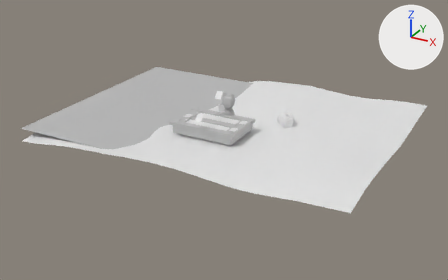
Renders of the Blender file sogliola/datafiles/graphics/scene.blend from each side of a commit.
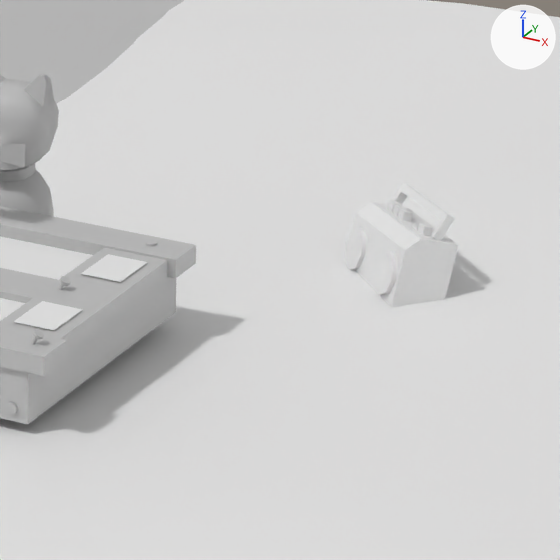
Each version is shown whole from a camera (50 mm lens) standing at (42.2, -73.3, 35.6) and looking at (-0.6, 4.5, -3.3), then close up on the part from 51% to 69% of the width and 30% to 59% of the height. The axes (+X, +Y, +Z) are drawn at upper right. The lights are the same throughout.

In view in the first close-up: 'DckOp', 'DckPl', 'Radio', 'mesh_cat', 'mesh_ocean', 'mesh_sand', 'mesh_table', 'mesh_tablewater'.
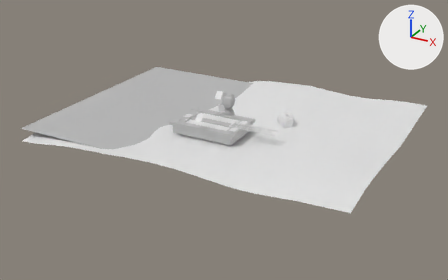
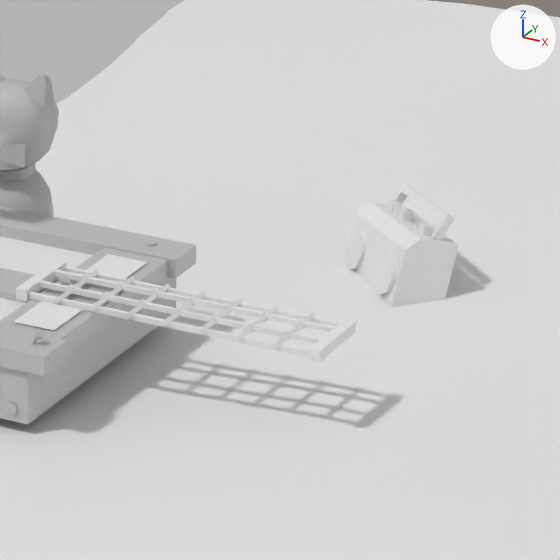
Commit message: chain model again

The change in detail:
Mesh me_mesh is new.
It has 328 vertices, 540 faces and spans x -35.2..34.6, y -1.1..16.9, z -0.4..2.6.
Object 'mesh_cage' (ob_mesh_cage) is new; it shows me_mesh.
Its location is (6.69, -0.79, 1.59).
Its scale is (0.1, 0.1, 0.1).

Changed parts and their boxes [x1, y1, x2, y2] in the close-ups (560 x 560 px):
'mesh_cage', added: after [16, 260, 356, 363]
